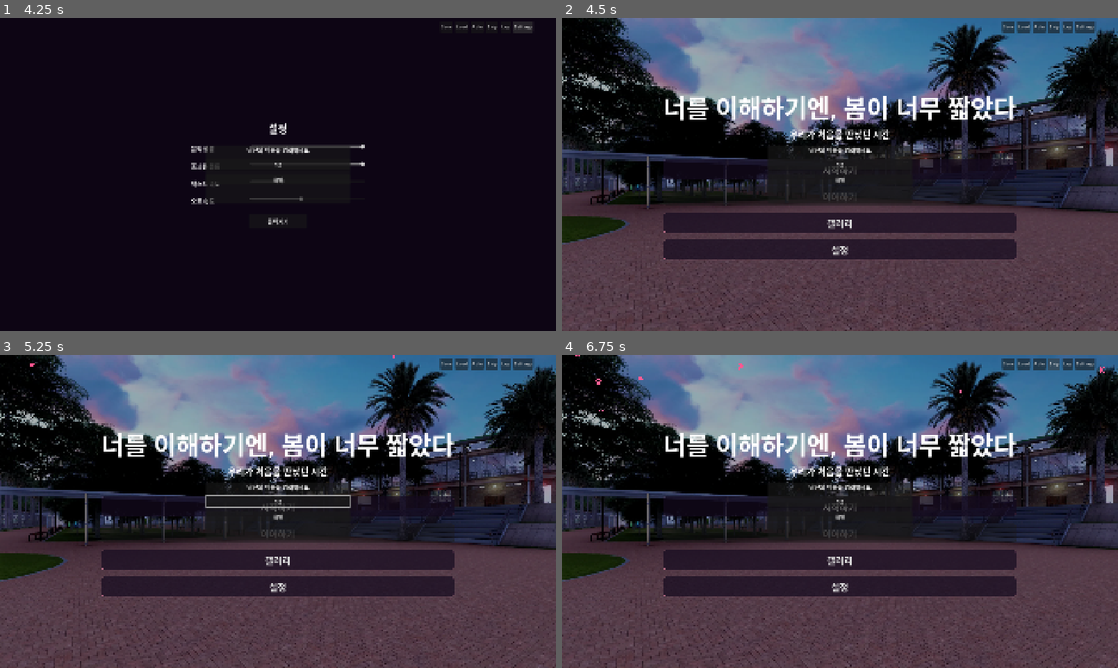
Above: before the commit, frames 1-4 (two rows, left to right).
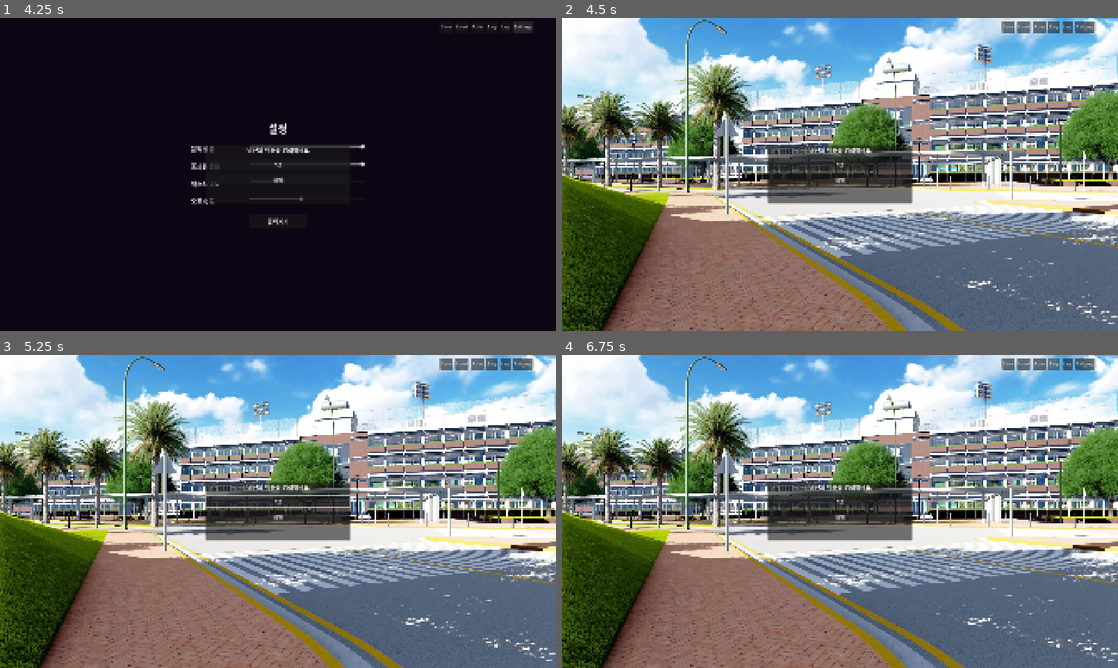
Above: after the commit, the same moments.

Repository: fomula91/godot-m
Game: Godot game, scene res://scenes/title_screen.tscn
The game is run twice, just before and just after one commit, with the same random seed, the same clock (stepped at 60 frames per second) and the same inputs.
Inputs (mouse positions are in pixels of both pictures, inside the frame that each line leads up to):
- Up to frame 1 (4.25 s): click "설정" at 0.5 s; click "돌아가기" at 1.25 s; click "시작하기" at 2 s; click (278, 165) at 2.77 s; type "12" at 2.85 s; click "Settings" at 3.5 s
- Up to frame 2 (4.5 s): click "돌아가기" at 4.25 s
- Up to frame 3 (5.25 s): click (278, 505) at 5 s, where only the run before the commit has a clickable "시작하기"
- Up to frame 4 (6.75 s): click "Skip" at 5.75 s; click "Skip ●" at 6.5 s

Frame 1 is identical in both runs. In frame 2, 96% of the frame differs, in the area x 0-100%, y 0-100%; in frame 3, 96%; in frame 4, 96%.

Commit message:
setting 오버레이형식으로 구조 변경

Diff:
--- a/scenes/main_scene.gd
+++ b/scenes/main_scene.gd
@@ -44,7 +44,13 @@
 	$UILayer/QuickMenu/LoadBtn.pressed.connect(_quick_load)
 	$UILayer/QuickMenu/AutoBtn.toggled.connect(_toggle_auto)
 	$UILayer/QuickMenu/SkipBtn.toggled.connect(_toggle_skip)
-	$UILayer/QuickMenu/SettingsBtn.pressed.connect(func(): get_tree().change_scene_to_file("res://scenes/settings_screen.tscn"))
+	$UILayer/QuickMenu/SettingsBtn.pressed.connect(_open_settings)
+
+
+func _open_settings() -> void:
+	var settings = load("res://scenes/settings_screen.tscn").instantiate()
+	settings.set_overlay_mode()
+	get_tree().root.add_child(settings)
 
 
 func _setup_http_nodes() -> void:
--- a/scenes/settings_screen.gd
+++ b/scenes/settings_screen.gd
@@ -5,6 +5,12 @@
 @onready var text_speed_slider: HSlider = $CenterContainer/VBoxContainer/TextSpeedRow/TextSpeedSlider
 @onready var auto_speed_slider: HSlider = $CenterContainer/VBoxContainer/AutoSpeedRow/AutoSpeedSlider
 @onready var back_btn: Button = $CenterContainer/VBoxContainer/BackBtn
+
+var _overlay_mode := false
+
+
+func set_overlay_mode() -> void:
+	_overlay_mode = true
 
 
 func _ready() -> void:
@@ -46,4 +52,7 @@
 
 func _on_back() -> void:
 	AudioManager.play_ui_click()
-	get_tree().change_scene_to_file("res://scenes/title_screen.tscn")
+	if _overlay_mode:
+		queue_free()
+	else:
+		get_tree().change_scene_to_file("res://scenes/title_screen.tscn")
